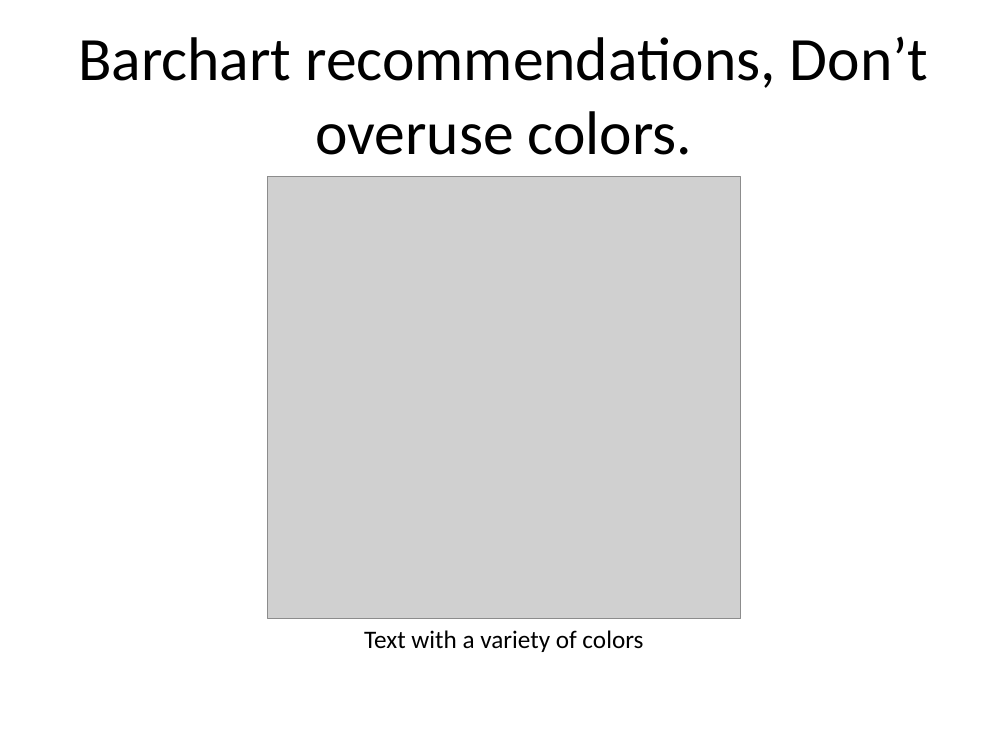
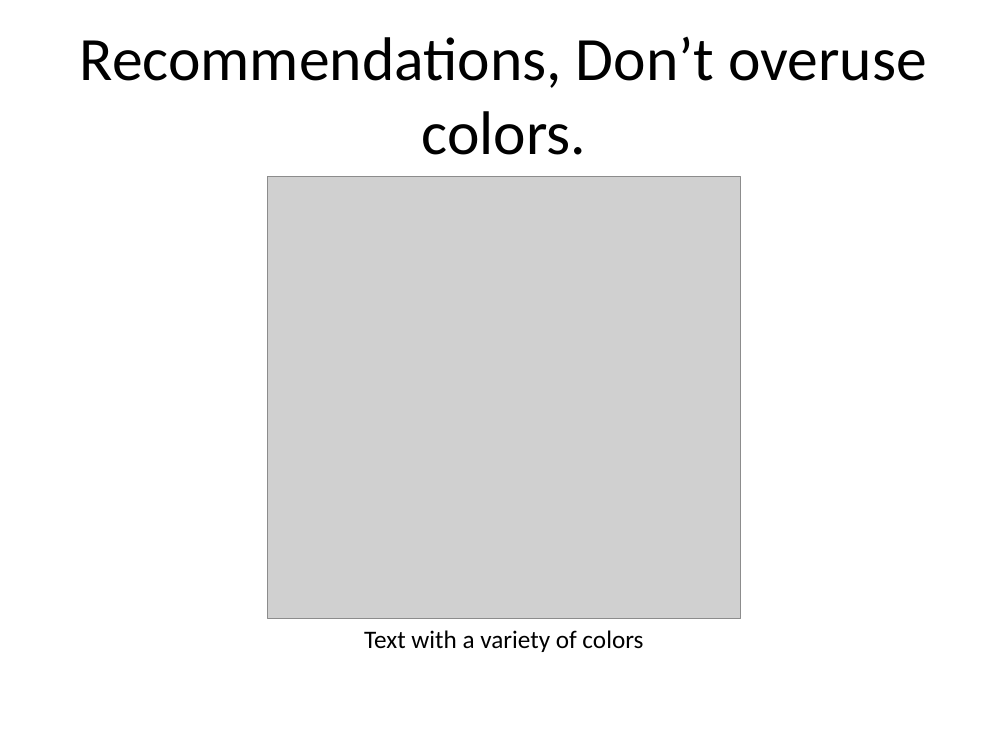
Before and after one commit to pmean/data-visualization, a slide deck: slide 3 of data-viz-02/component/recommendations-colors.pptx. Drawn at 1008x756 pixels with LibreOffice and Linux fonts; fonts in the diff are those of the drawing; grey boxes stand for pictures. Boxes give left, top, right and bottom in pixels: in the first picture for what was removed or moved away, otherwise in the second. Text is boxed around its words. In the diff, an @@ line names an element or a change of style, - is before the commit and + after.

```diff
--- a/data-viz-02/component/recommendations-colors.pptx
+++ b/data-viz-02/component/recommendations-colors.pptx
@@ title at (80, 37, 927, 155): text changed @@
-Barchart recommendations, Don’t overuse colors.
+Recommendations, Don’t overuse colors.
```
Also in this commit, not shown: 11 other slides changed, 6 slides added, 3 slides removed, 40 other files.
